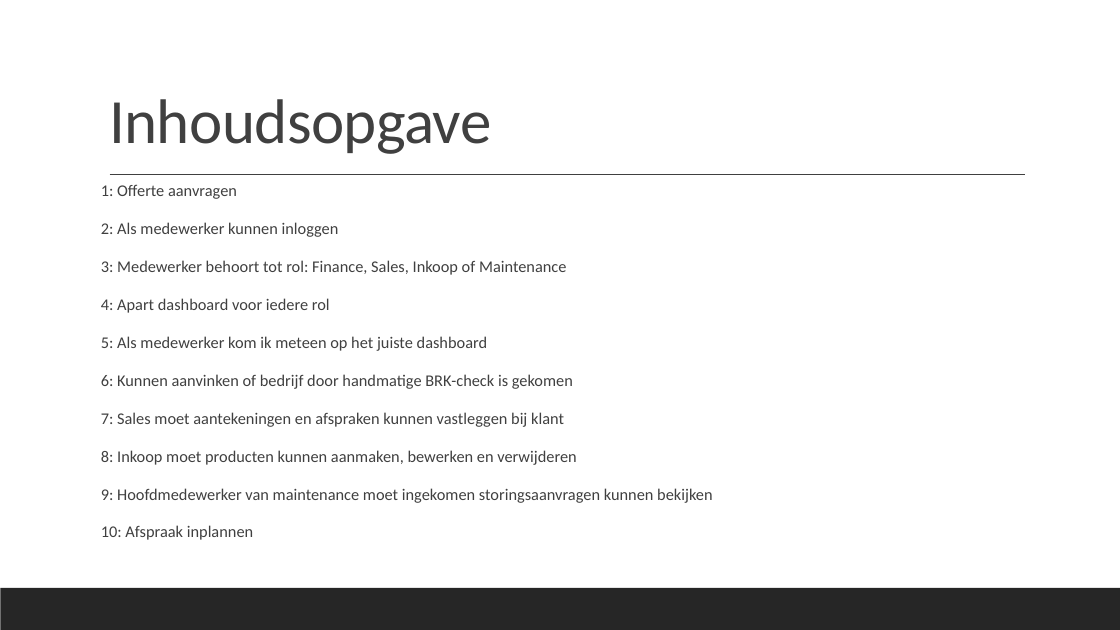
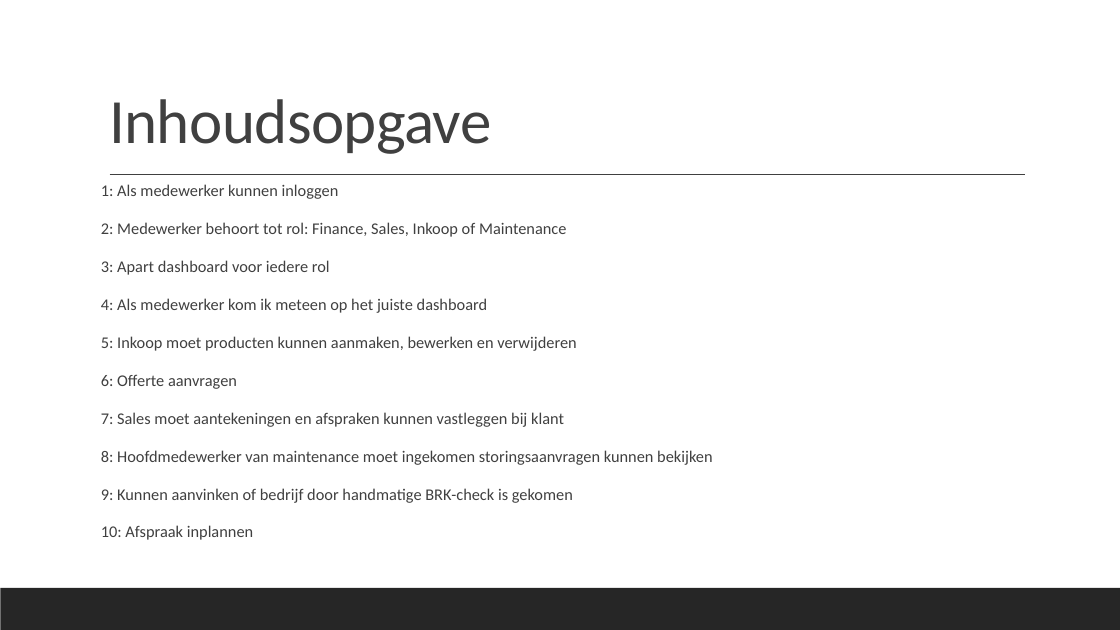
Before and after one commit to DimitriFlorijn/E3-Barroc-Intens, a slide deck: slide 2 of Barroc Intens.pptx. Drawn at 1120x630 pixels with LibreOffice and Linux fonts; fonts in the diff are those of the drawing. Boxes give left, top, right and bottom in pixels: in the first picture for what was removed or moved away, otherwise in the second. Text is boxed around its words. In the diff, an @@ line names an element or a change of style, - is before the commit and + after.

```diff
--- a/Barroc Intens.pptx
+++ b/Barroc Intens.pptx
@@ text at [101, 184, 576, 389]: text changed @@
-1: Offerte aanvragen
-2: Als medewerker kunnen inloggen
-3: Medewerker behoort tot rol: Finance, Sales, Inkoop of Maintenance
-4: Apart dashboard voor iedere rol
-5: Als medewerker kom ik meteen op het juiste dashboard
-6: Kunnen aanvinken of bedrijf door handmatige BRK-check is gekomen
+1: Als medewerker kunnen inloggen
+2: Medewerker behoort tot rol: Finance, Sales, Inkoop of Maintenance
+3: Apart dashboard voor iedere rol
+4: Als medewerker kom ik meteen op het juiste dashboard
+5: Inkoop moet producten kunnen aanmaken, bewerken en verwijderen
+6: Offerte aanvragen
@@ text at [101, 450, 712, 503]: text changed @@
-8: Inkoop moet producten kunnen aanmaken, bewerken en verwijderen
-9: Hoofdmedewerker van maintenance moet ingekomen storingsaanvragen kunnen bekijken
+8: Hoofdmedewerker van maintenance moet ingekomen storingsaanvragen kunnen bekijken
+9: Kunnen aanvinken of bedrijf door handmatige BRK-check is gekomen
```
Also in this commit, not shown: 8 other slides changed.
